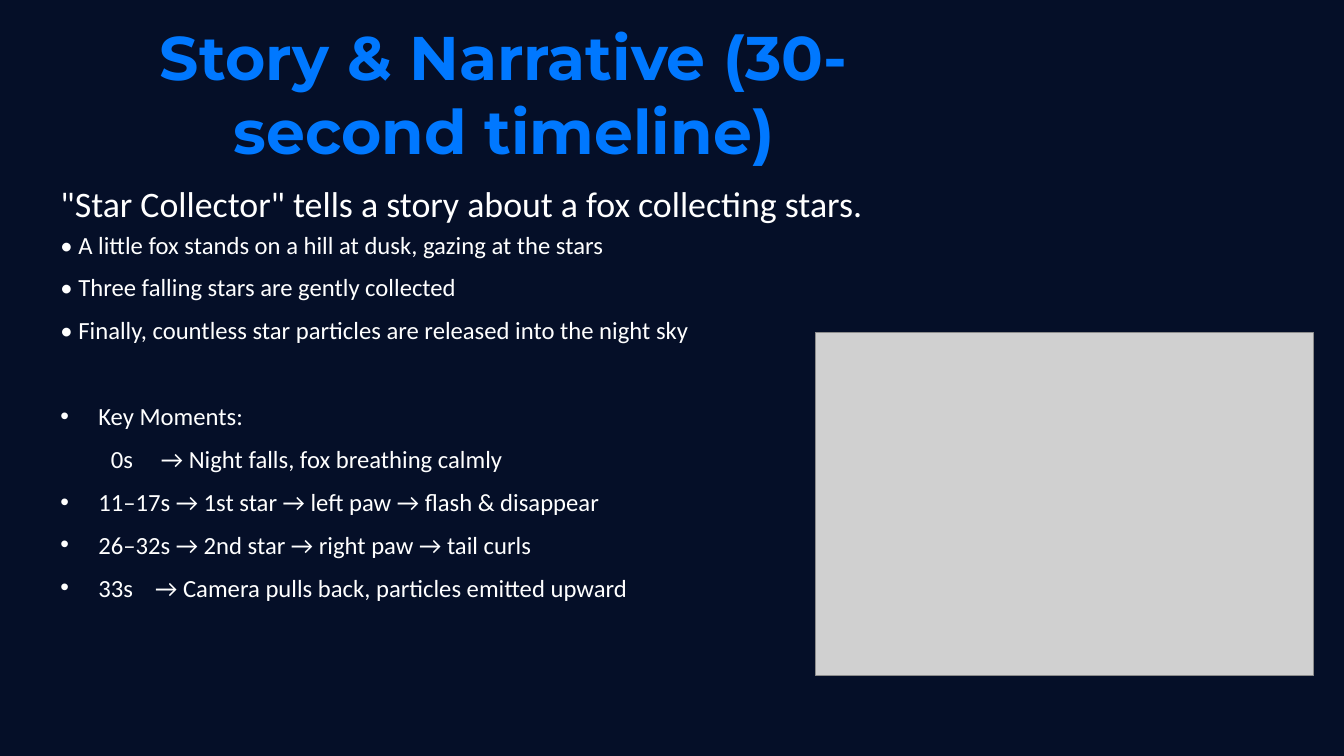
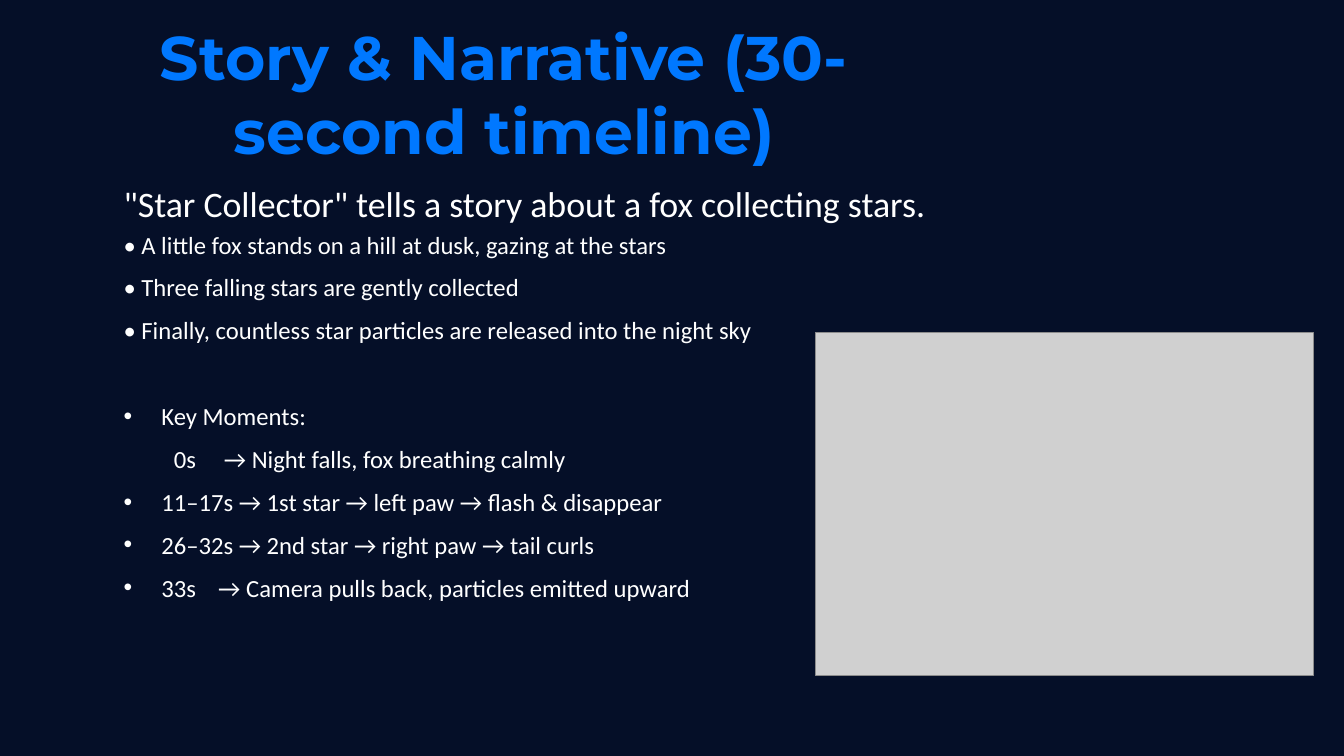
Before and after one commit to Morphex-Mo/COMP4422-Computer-Graphics-Proj, a slide deck: slide 2 of Star_Collector_Presentation_Perfect_16pages.pptx. Drawn at 1344x756 pixels with LibreOffice and Linux fonts; fonts in the diff are those of the drawing; grey boxes stand for pictures. Boxes give left, top, right and bottom in pixels: in the first picture for what was removed or moved away, otherwise in the second. Text is boxed around its words. In the diff, an @@ line names an element or a change of style, - is before the commit and + after.

Commit message:
Remove PrePPT.py and update presentation file
Deleted the PrePPT.py script used to generate the presentation and updated the Star_Collector_Presentation_Perfect_16pages.pptx file. This streamlines the repository by removing the generation script and providing the latest version of the presentation.

```diff
--- a/Star_Collector_Presentation_Perfect_16pages.pptx
+++ b/Star_Collector_Presentation_Perfect_16pages.pptx
@@ text ""Star Collector" tells a story ...": place and size @@
-text ""Star Collector" tells a story ..." at [60,192,862,601]
+text ""Star Collector" tells a story ..." at [124,192,925,601]
```
Also in this commit, not shown: 13 other slides changed, 1 other file.
